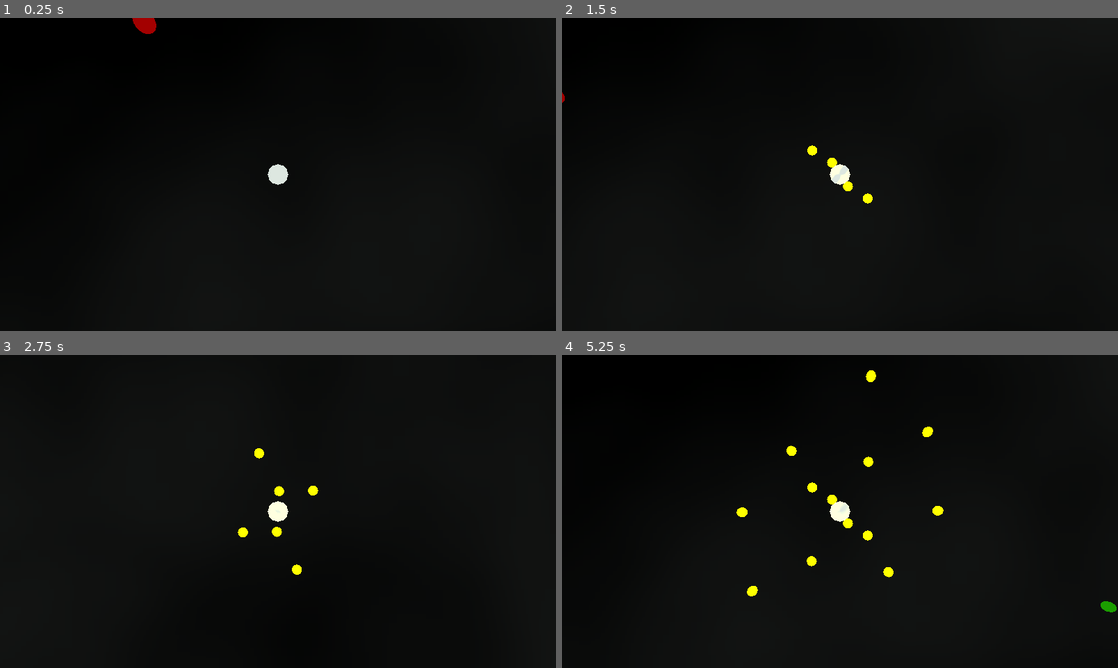
Above: before the commit, frames 1-4 (two rows, left to right).
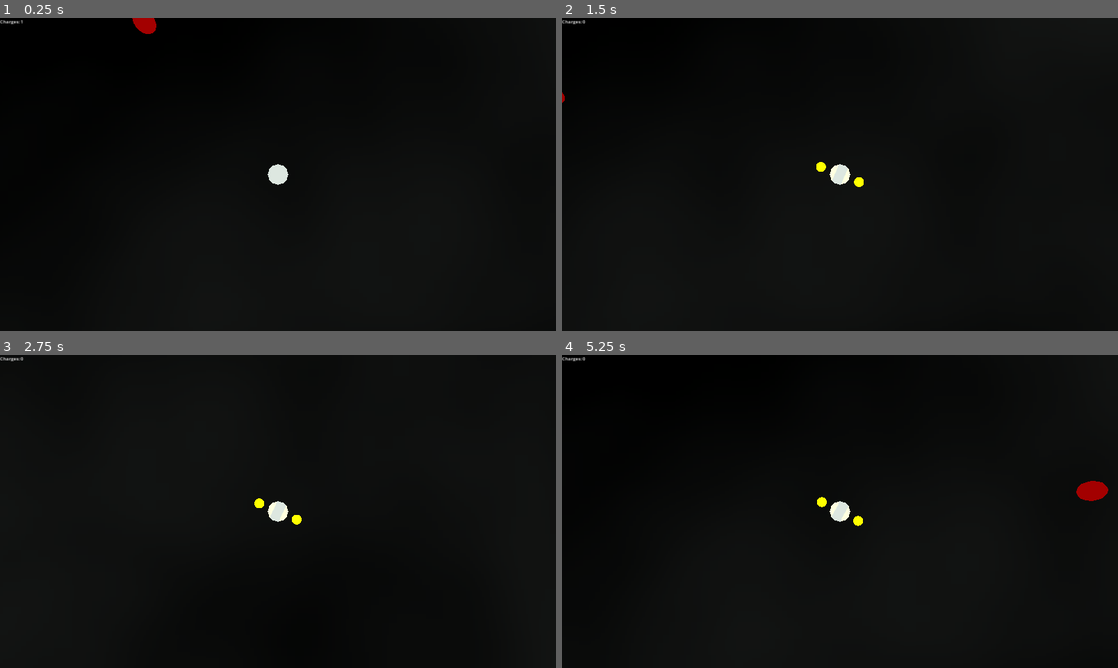
Above: after the commit, the same moments.

Repository: doctor-g/LD55
Game: Godot game, scene res://world.tscn
Same seed, same stepped clock (60 frames per second), same inputs: the game is played once before the commit and once after it.
Inputs (mouse positions are in pixels of both pictures, inside the frame that each line leads up to):
- Up to frame 1 (0.25 s): no input
- Up to frame 2 (1.5 s): move the mouse to (962, 158) at 0.52 s; hold D (move_right) 0.53-1.28 s; tap Space (summon) at 0.6, 1.35 s; move the mouse to (728, 190) at 1.27 s; hold S (move_down) from 1.28 s (still down)
- Up to frame 3 (2.75 s): move the mouse to (333, 442) at 2.02 s; release S (move_down) at 2.03 s; hold D (move_right) from 2.03 s (still down); tap Space (summon) at 2.1 s
- Up to frame 4 (5.25 s): move the mouse to (812, 574) at 2.77 s; release D (move_right) at 2.78 s; hold W (move_up) 2.78-3.53 s; tap Space (summon) every 0.75 s from 2.85 to 5.1 s; move the mouse to (1006, 558) at 3.52 s; hold A (move_left) 3.53-5.03 s; move the mouse to (673, 464) at 4.27 s; move the mouse to (867, 511) at 5.02 s; hold S (move_down) from 5.03 s (still down)

The runs differ from the first frame. In frame 1, less than 0.1% of the frame differs, in the area x 0-5%, y 0-2%; in frame 2, 0.4%; in frame 3, 0.5%; in frame 4, 1.2%, in the area x 0-100%, y 0-83%.

Commit message:
Show and use charges

Diff:
--- a/project/hero.gd
+++ b/project/hero.gd
@@ -4,7 +4,17 @@
 const ACCELERATION := 1.0
 const SATELLITE_SCENE := preload("res://satellite.tscn")
 
+var charges := 1:
+	set(value):
+		charges = value
+		_update_charges_label()
+
+
 @onready var _satellites := $Satellites
+
+func _ready() -> void:
+	_update_charges_label()
+
 
 func _physics_process(_delta: float) -> void:
 	var direction := Input.get_vector("move_left", "move_right", "move_down", "move_up")
@@ -15,8 +25,9 @@
 
 	move_and_slide()
 
-	if Input.is_action_just_pressed("summon"):
-		# Move all the other ones out a unit
+	if Input.is_action_just_pressed("summon") and charges > 0:
+		charges -= 1
+
 		for satellite in _satellites.get_children():
 			satellite.orbital += 1
 
@@ -28,8 +39,12 @@
 
 
 func charge() -> void:
-	print("Charging up!")
+	charges += 1
 
 
 func damage() -> void:
 	print("OUCH")
+
+
+func _update_charges_label() -> void:
+	%ChargesLabel.text = "Charges: %d" % charges
--- a/project/hero.tscn
+++ b/project/hero.tscn
@@ -28,3 +28,9 @@
 transform = Transform3D(1, 0, 0, 0, -4.37114e-08, 1, 0, -1, -4.37114e-08, 0, 10, 0)
 
 [node name="Satellites" type="Node3D" parent="."]
+
+[node name="ChargesLabel" type="Label" parent="."]
+unique_name_in_owner = true
+offset_right = 71.0
+offset_bottom = 23.0
+text = "Charges: "
